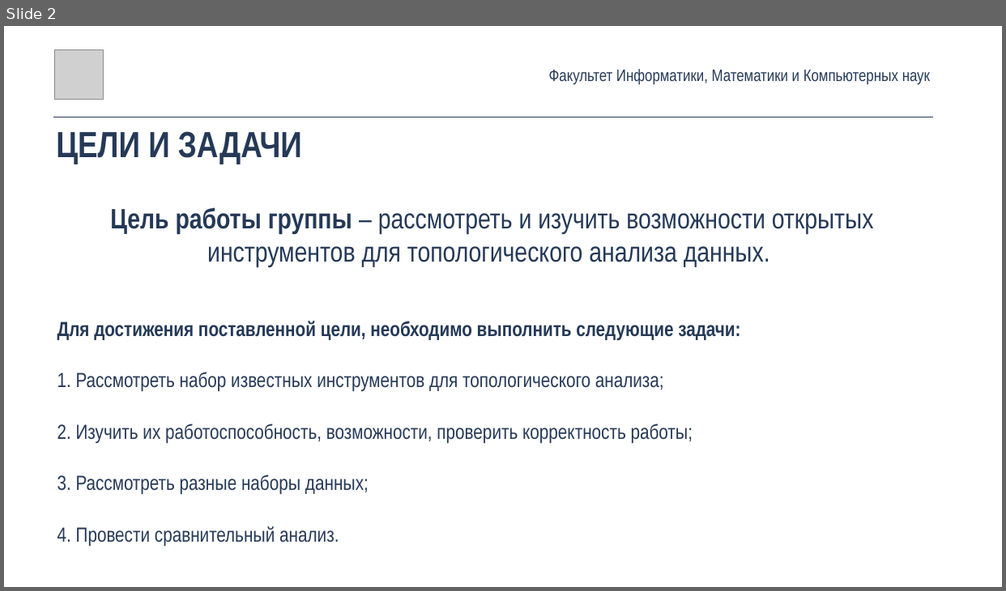
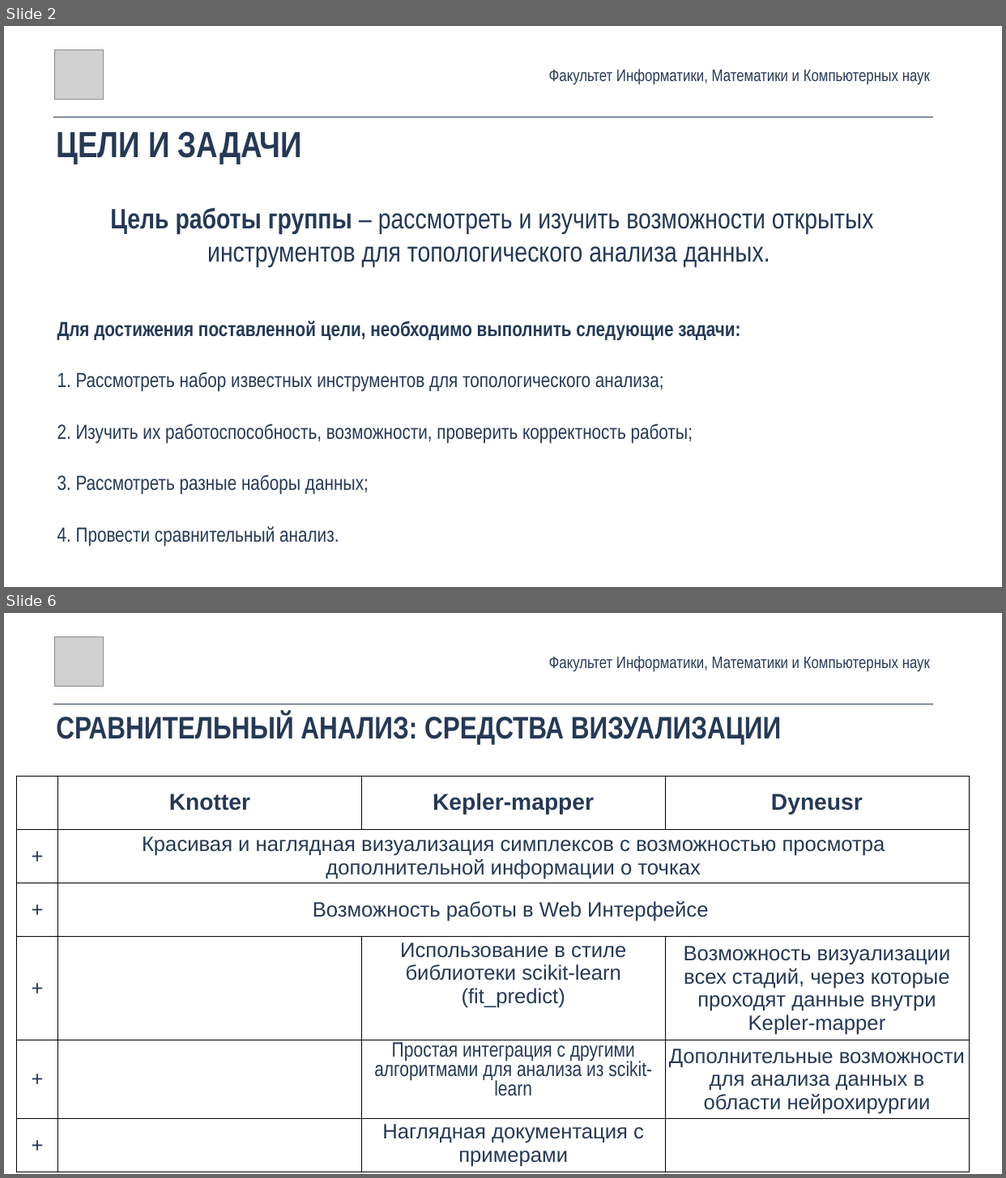
Before and after one commit to maksimovVva/hse-tda, a slide deck: survey.pptx. Shown one above the other, each under a label of ours: slide 2 before the commit, slides 2 and 6 after it; the slides between them are not shown. The pictures are 1006x591 and 1006x1178 pixels, drawn with LibreOffice and Linux fonts; fonts in the diff are those of the drawing; grey boxes stand for pictures. Boxes give left, top, right and bottom in pixels: in the first picture for what was removed or moved away, otherwise in the second. Text is boxed around its words. In the diff, an @@ line names an element or a change of style, - is before the commit and + after.

```diff
--- a/survey.pptx
+++ b/survey.pptx
@@ slide 6 added at box(4, 613, 1002, 1174), background #FFFFFF @@
@@ picture added at box(54, 637, 103, 686) @@
@@ text added at box(549, 656, 930, 672), 32 pt, text #253957 @@
+Факультет Информатики, Математики и Компьютерных наук
@@ line added from (53, 704) to (933, 704), #253957 1 pt @@
@@ text added at box(56, 713, 781, 745), 60 pt, text #253957, bold @@
+СРАВНИТЕЛЬНЫЙ АНАЛИЗ: СРЕДСТВА ВИЗУАЛИЗАЦИИ
@@ table added at box(17, 776, 968, 1170), 6 rows, 4 columns @@
+ | Knotter | Kepler-mapper | Dyneusr
++ | Красивая и наглядная визуализация симплексов с возможностью просмотра дополнительной информации о точках |  | 
++ | Возможность работы в Web Интерфейсе |  | 
++ |  | Использование в стиле библиотеки scikit-learn (fit_predict) | Возможность визуализации всех стадий, через которые проходят данные внутри Kepler-mapper
++ |  | Простая интеграция с другими алгоритмами для анализа из scikit-learn | Дополнительные возможности для анализа данных в области нейрохирургии
++ |  | Наглядная документация с примерами | 
```
Also in this commit, not shown: 4 slides changed, 5 other slides added, 8 slides removed, 33 other files.
